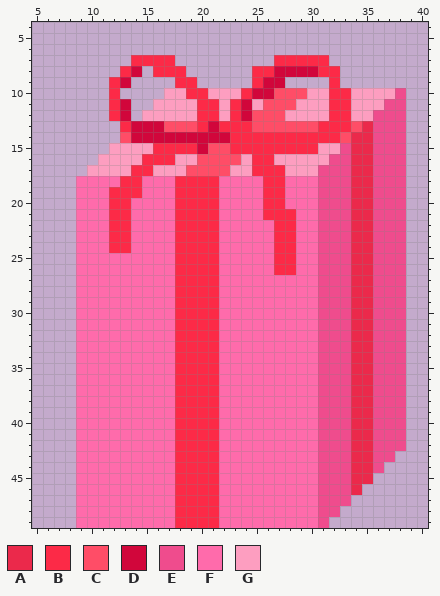
Pixel-art sprite: happy-birthday-tyler-2023/cg-gift-6.png. Above: the version before the commit.
The file is 50x50 pixels. Shown: x 5..40, y 4..49.
Palette (. is transparent): A #eb294b  B #fc2a47  C #ff4d67  D #d1063b  E #ef4c8d  F #ff6bab  G #fd9ec0
Pixels before, first column x 9:
 7 .....BBBB.........BBBBB.......
 8 ....BD.BBB......BBDDDDBB......
 9 ...BD....BB.....BDD....B......
10 ...B....GGBBGGGBDDCCCGGBBGGGGE
11 ...BD..GGGGBBGBDGCCCGGGBBGGGEE
12 ...BD.GGGGGBBGBDCCCGGGGBBGGEEE
13 ....BDDDCCCBDBBBCCCCCCBBBCAEEE
14 ....CDDDDDDDDDBBBBBBBBBBCAAEEE
15 ...GGGGBBBBDCCBBBBBBBBGGEAAEEE
16 ..GGGGBBBGGCCCCGBBGGGGGEEAAEEE
17 .GGGGBBGGGCCCCGGBBBGGGEEEAAEEE
18 FFFFBBFFFBBBBFFFFBBFFFEEEAAEEE
19 FFFBBBFFFBBBBFFFFBBFFFEEEAAEEE
20 FFFBBFFFFBBBBFFFFBBFFFEEEAAEEE
21 FFFBBFFFFBBBBFFFFBBBFFEEEAAEEE
22 FFFBBFFFFBBBBFFFFFBBFFEEEAAEEE
23 FFFBBFFFFBBBBFFFFFBBFFEEEAAEEE
24 FFFBBFFFFBBBBFFFFFBBFFEEEAAEEE
25 FFFFFFFFFBBBBFFFFFBBFFEEEAAEEE
26 FFFFFFFFFBBBBFFFFFBBFFEEEAAEEE
27 FFFFFFFFFBBBBFFFFFFFFFEEEAAEEE
28 FFFFFFFFFBBBBFFFFFFFFFEEEAAEEE
29 FFFFFFFFFBBBBFFFFFFFFFEEEAAEEE
30 FFFFFFFFFBBBBFFFFFFFFFEEEAAEEE
31 FFFFFFFFFBBBBFFFFFFFFFEEEAAEEE
32 FFFFFFFFFBBBBFFFFFFFFFEEEAAEEE
33 FFFFFFFFFBBBBFFFFFFFFFEEEAAEEE
34 FFFFFFFFFBBBBFFFFFFFFFEEEAAEEE
35 FFFFFFFFFBBBBFFFFFFFFFEEEAAEEE
36 FFFFFFFFFBBBBFFFFFFFFFEEEAAEEE
37 FFFFFFFFFBBBBFFFFFFFFFEEEAAEEE
38 FFFFFFFFFBBBBFFFFFFFFFEEEAAEEE
39 FFFFFFFFFBBBBFFFFFFFFFEEEAAEEE
40 FFFFFFFFFBBBBFFFFFFFFFEEEAAEEE
41 FFFFFFFFFBBBBFFFFFFFFFEEEAAEEE
42 FFFFFFFFFBBBBFFFFFFFFFEEEAAEEE
43 FFFFFFFFFBBBBFFFFFFFFFEEEAAEE.
44 FFFFFFFFFBBBBFFFFFFFFFEEEAAE..
45 FFFFFFFFFBBBBFFFFFFFFFEEEAA...
46 FFFFFFFFFBBBBFFFFFFFFFEEEA....
47 FFFFFFFFFBBBBFFFFFFFFFEEE.....
48 FFFFFFFFFBBBBFFFFFFFFFEE......
49 FFFFFFFFFBBBBFFFFFFFFFE.......
The result:
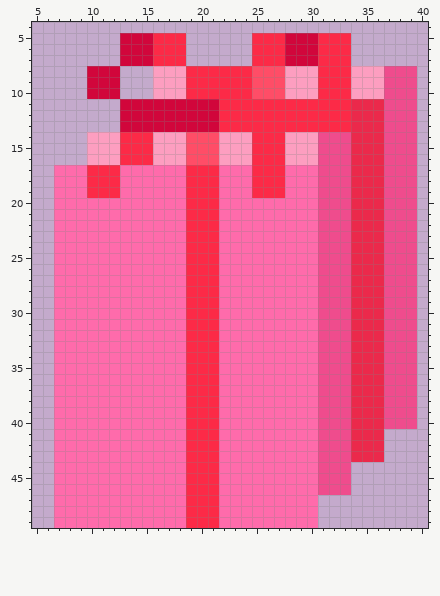
Author's note on the commit: gifts pixelate update
Edits made:
Changed rows in their new state; - is an unchanged pixel.
first column x 7:
 5 ------DDDBBB------BBBDDDBBB------
 6 ------DDDBBB------BBBDDDBBB------
 7 ------DDD--B------BB-DDD-BB------
 8 ---DDD..-GGGBBBBBBCCCGGG--BGGGEEE
 9 ---DDD.--GGG-BBBBBCCCGGGB-BGGGEEE
10 ---DDD---G----BBB-CC-GG-B-----E-E
11 -----.-DDDDDDDDB-BBBBBBBB--AAA--E
12 -----.-DDDDDDDDB-BBBBBBBB--AAA--E
13 ------D---DDDD----BBBBBB---A-A--E
14 ---GGGBBBGGGCCCGGG---GGGEEE--A--E
15 ---GG-BBBGGGCC-GGG---GGGEE---A--E
16 ---G--BB-GG-C--GG---B---E----A--E
17 FFFBBBFFFFFFBBBFFF---FFF-----A--E
18 FF-BBBFF---F------B----------A--E
19 FF-BB-FF---F------B----------A--E
20 FF---FF----F-------FF--------A--E
21 FF---FF----F-------FFF-------A--E
22 FF---FF----F--------FF-------A--E
23 FF---FF----F--------FF-------A--E
24 FF---FF----F--------FF-------A--E
25 FF---------F--------FF-------A--E
26 FF---------F--------FF-------A--E
27 FF---------F-----------------A--E
28 FF---------F-----------------A--E
29 FF---------F-----------------A--E
30 FF---------F-----------------A--E
31 FF---------F-----------------A--E
32 FF---------F-----------------A--E
33 FF---------F-----------------A--E
34 FF---------F-----------------A--E
35 FF---------F-----------------A--E
36 FF---------F-----------------A--E
37 FF---------F-----------------A--E
38 FF---------F-----------------A--E
39 FF---------F-----------------A--E
40 FF---------F-----------------A--E
41 FF---------F-----------------A..-
42 FF---------F-----------------A..-
43 FF---------F-----------------A.--
44 FF---------F---------------...---
45 FF---------F---------------..----
46 FF---------F---------------.-----
47 FF---------F------------...------
48 FF---------F------------..-------
49 FF---------F------------.--------
Boxes around the changes in both pictures, in picture pixels (x1, y1, x2, y2):
changed: (54, 33, 417, 528)
